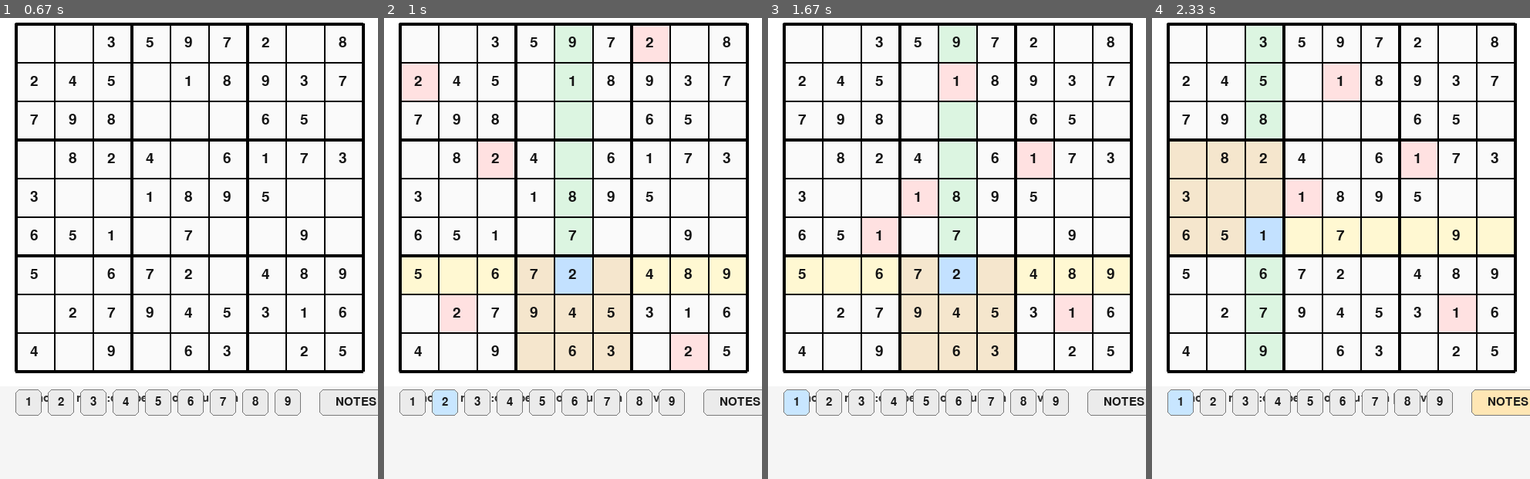
Above: before the commit, frames 1-4 (left to right).
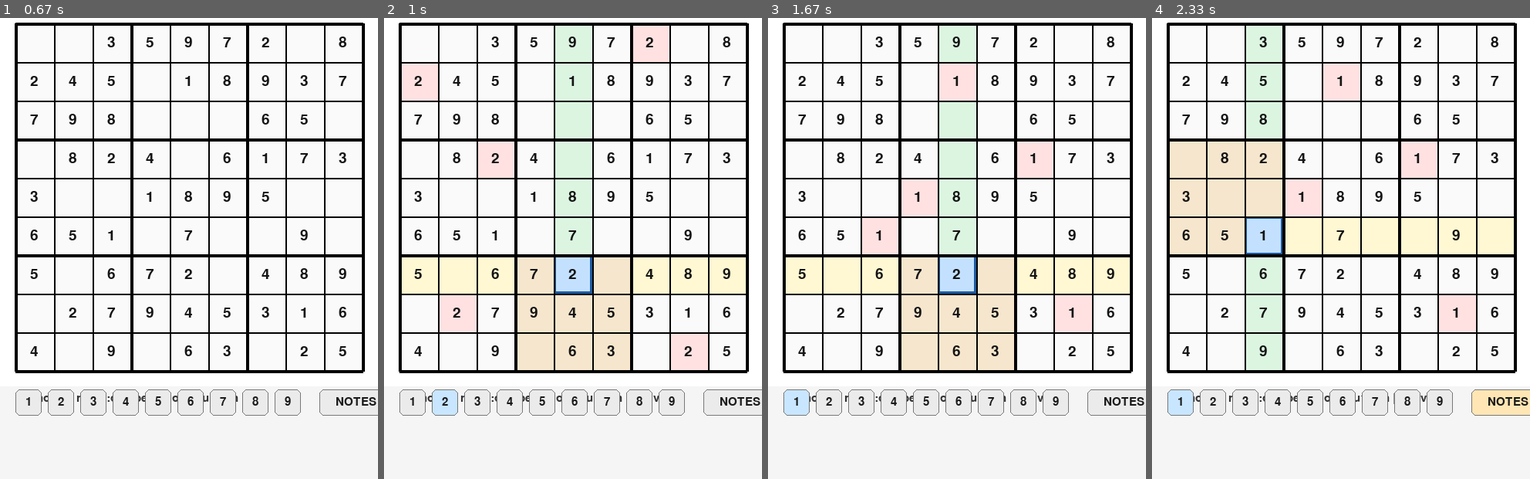
Above: after the commit, the same moments.

Repository: Isakbjer/sudoku
Game: pygame game, started from ui_pygame.py
The game is run twice, just before and just after one commit, with the same random seed, the same clock (stepped at 60 frames per second) and the same inputs.
Inputs (mouse positions are in pixels of both pictures, inside the frame that each line leads up to):
- Up to frame 1 (0.67 s): tap Enter at 0.33 s
- Up to frame 2 (1 s): click (557, 262) at 0.72 s
- Up to frame 3 (1.67 s): click (798, 400) at 1.05 s; tap E at 1.33 s
- Up to frame 4 (2.33 s): click (1250, 248) at 1.72 s; click (1499, 400) at 2.05 s

Frame 1 is identical in both runs. In frame 2, 0.1% of the frame differs, in the area x 45-56%, y 51-60%; in frame 3, 0.1%; in frame 4, less than 0.1%.

Commit message:
Add arrow key navigation

Diff:
--- a/ui_pygame.py
+++ b/ui_pygame.py
@@ -35,6 +35,7 @@
 COLOR_BUTTON = (235, 235, 235)
 COLOR_BUTTON_ACTIVE = (200, 230, 255)
 COLOR_BUTTON_NOTE = (255, 230, 180)
+COLOR_SELECTED_BORDER = (30, 90, 160)
 
 
 def _init_pygame() -> None:
@@ -71,6 +72,14 @@
 
 def _clear_button_rect() -> pygame.Rect:
     return pygame.Rect(MARGIN + 9 * (BUTTON_SIZE + BUTTON_GAP) + 124, MARGIN + CELL * 9 + 24, 96, BUTTON_SIZE)
+
+
+def _move_selection(selected: Tuple[int, int] | None, row_delta: int, column_delta: int, size: int) -> Tuple[int, int]:
+    if selected is None:
+        return (0, 0)
+    row = (selected[0] + row_delta) % size
+    column = (selected[1] + column_delta) % size
+    return row, column
 
 
 def draw_board_to_surface(
@@ -129,6 +138,7 @@
                 pygame.draw.rect(surface, COLOR_SAME, rect)
             if selected == (r, c):
                 pygame.draw.rect(surface, COLOR_SELECTED, rect)
+                pygame.draw.rect(surface, COLOR_SELECTED_BORDER, rect, 3)
             if flash_cells and (r, c) in flash_cells:
                 pygame.draw.rect(surface, COLOR_FLASH, rect)
 
@@ -300,6 +310,14 @@
             elif ev.type == pygame.KEYDOWN:
                 if ev.key == pygame.K_ESCAPE:
                     running = False
+                elif ev.key == pygame.K_LEFT:
+                    selected = _move_selection(selected, 0, -1, n)
+                elif ev.key == pygame.K_RIGHT:
+                    selected = _move_selection(selected, 0, 1, n)
+                elif ev.key == pygame.K_UP:
+                    selected = _move_selection(selected, -1, 0, n)
+                elif ev.key == pygame.K_DOWN:
+                    selected = _move_selection(selected, 1, 0, n)
                 elif pygame.K_0 <= ev.key <= pygame.K_9:
                     number = ev.key - pygame.K_0
                     if note_mode and selected is not None and grid[selected[0]][selected[1]] is None:
